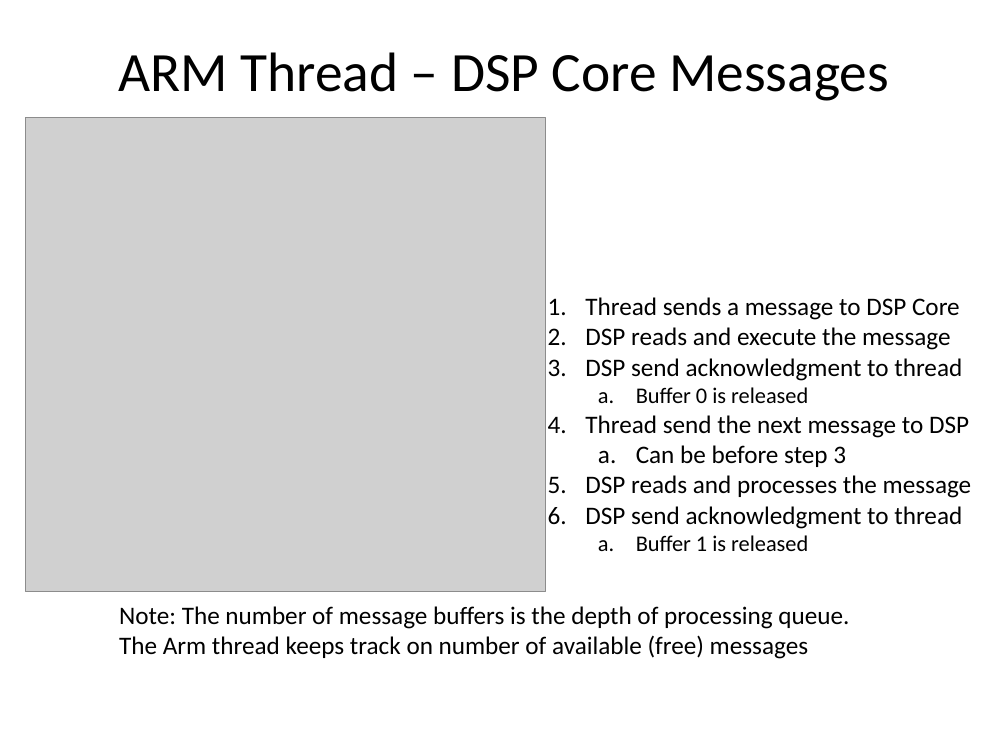
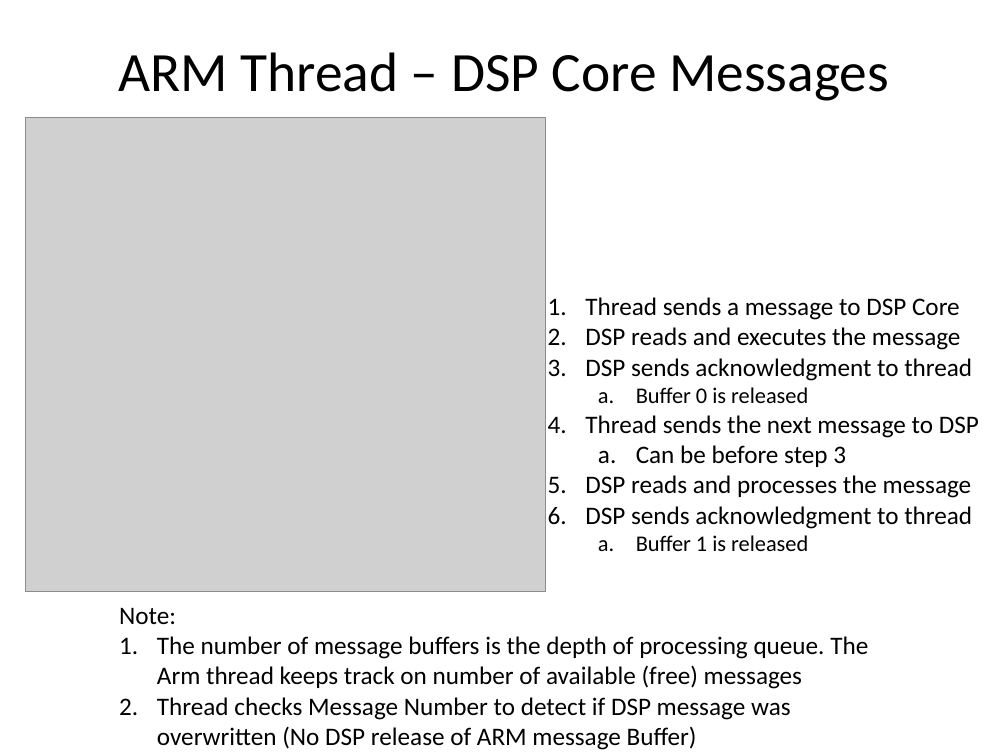
Before and after one commit to hari1989/keystone-workshop, a slide deck: slide 9 of preliminary/Working/presentations/Implementation_of_ProDrive_Model.pptx (slide 8 before the commit). Drawn at 1008x756 pixels with LibreOffice and Linux fonts; fonts in the diff are those of the drawing; grey boxes stand for pictures. Boxes give left, top, right and bottom in pixels: in the first picture for what was removed or moved away, otherwise in the second. Text is boxed around its words. In the diff, an @@ line names an element or a change of style, - is before the commit and + after.

```diff
--- a/preliminary/Working/presentations/Implementation_of_ProDrive_Model.pptx
+++ b/preliminary/Working/presentations/Implementation_of_ProDrive_Model.pptx
@@ text at box(585, 327, 972, 381): text changed @@
-2. DSP reads and execute the message
-3. DSP send acknowledgment to thread
+2. DSP reads and executes the message
+3. DSP sends acknowledgment to thread
@@ text at box(585, 415, 979, 438): text changed @@
-4. Thread send the next message to DSP
+4. Thread sends the next message to DSP
@@ text at box(585, 506, 972, 529): text changed @@
-6. DSP send acknowledgment to thread
+6. DSP sends acknowledgment to thread
@@ text at box(119, 607, 868, 750): text changed @@
-Note: The number of message buffers is the depth of processing queue. The Arm thread keeps track on number of available (free) messages
+Note:
+1. The number of message buffers is the depth of processing queue. The Arm thread keeps track on number of available (free) messages
+2. Thread checks Message Number to detect if DSP message was overwritten (No DSP release of ARM message Buffer)
```
Also in this commit, not shown: 21 other slides changed, 34 slides added.
